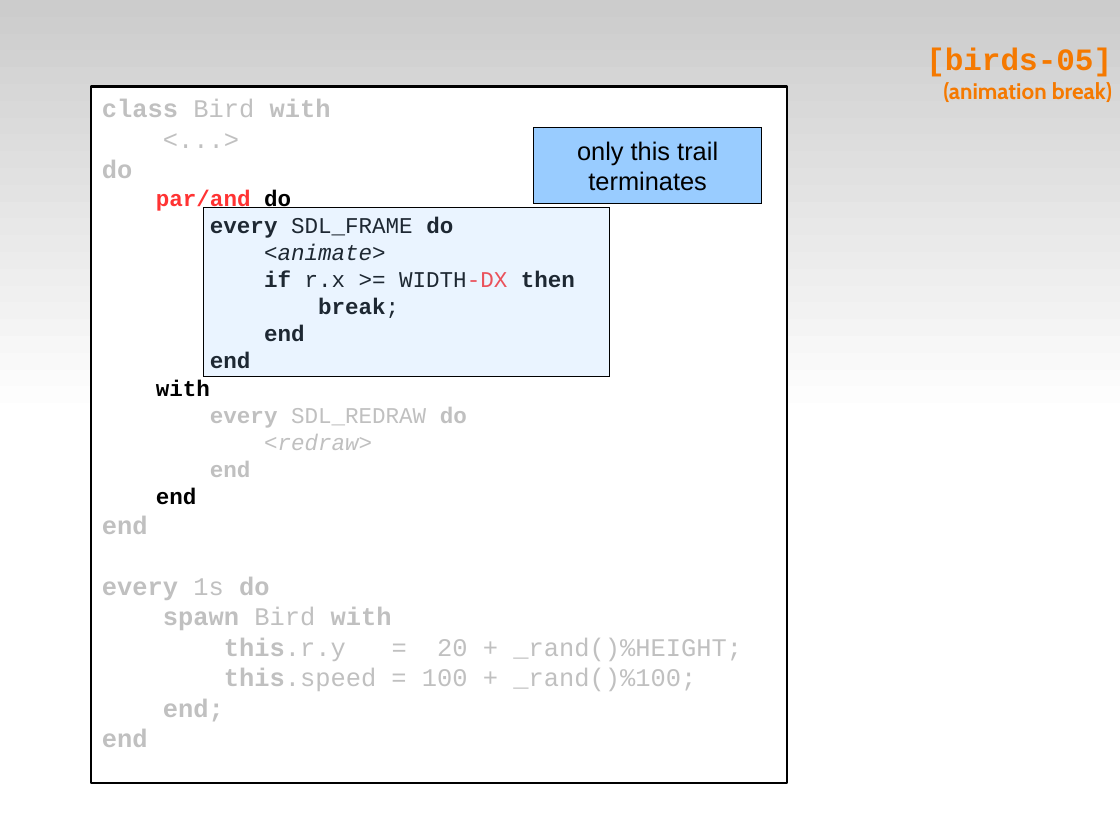
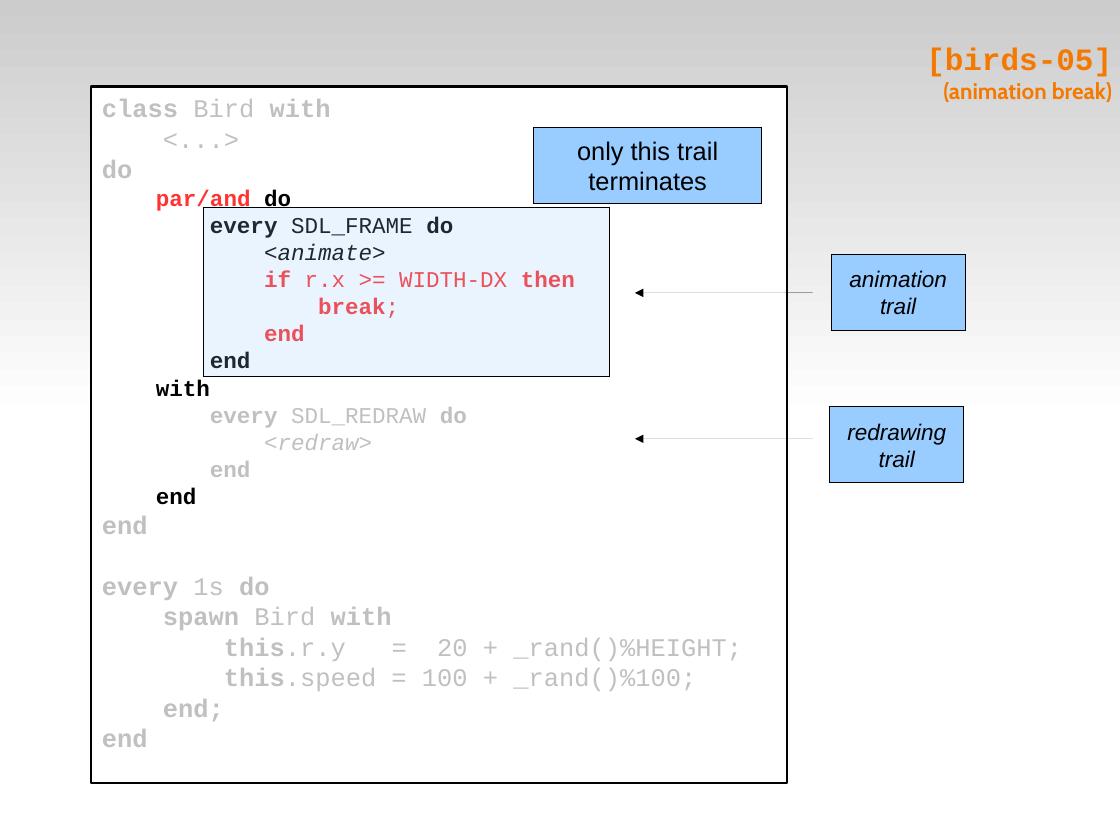
Before and after one commit to fsantanna-no/ceu-docs, a slide deck: slide 16 of ceu_stl.odp (slide 17 before the commit). Drawn at 1120x840 pixels with LibreOffice and Linux fonts; fonts in the diff are those of the drawing. Boxes give left, top, right and bottom in pixels: in the first picture for what was removed or moved away, otherwise in the second. Text is boxed around its words. In the diff, an @@ line names an element or a change of style, - is before the commit and + after.

```diff
--- a/ceu_stl.odp
+++ b/ceu_stl.odp
@@ rectangle added at bbox=[831, 254, 966, 330], fill #99CCFF, outline #000000 0 pt, 16 pt, text #000000, italic @@
+animation
+trail
@@ text in rectangle at bbox=[264, 271, 575, 341]: text colour #000000 to #FF3333 in "if r.x >= WIDTH-DX then", "break;", "end" @@
@@ arrow added from (813, 293) to (635, 293), #000000 0 pt @@
@@ rectangle added at bbox=[830, 407, 965, 483], fill #99CCFF, outline #000000 0 pt, 16 pt, text #000000, italic @@
+redrawing
+trail
@@ arrow added from (813, 439) to (635, 439), #000000 0 pt @@
```
Also in this commit, not shown: 19 other slides changed, 2 slides added, 1 slide removed, 6 other files.
